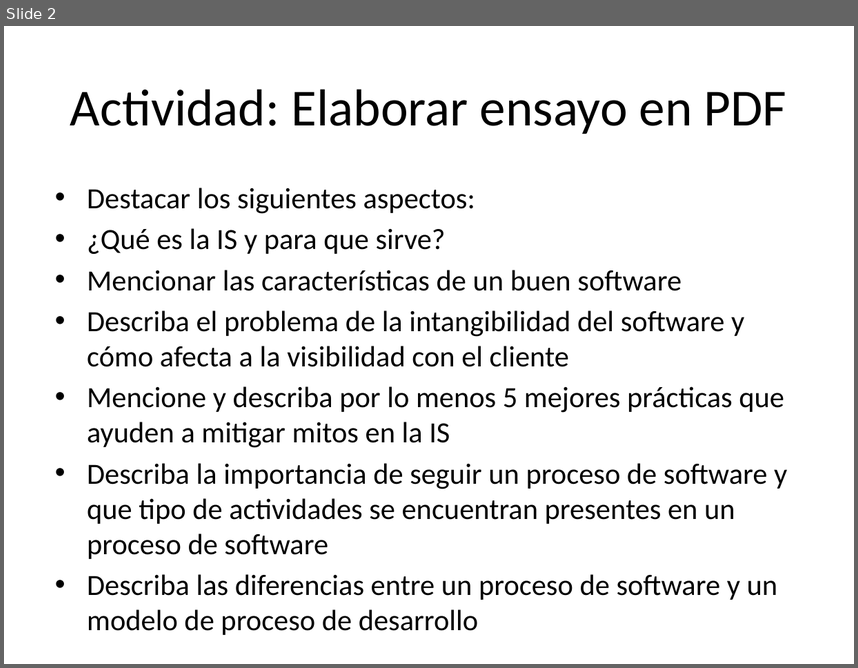
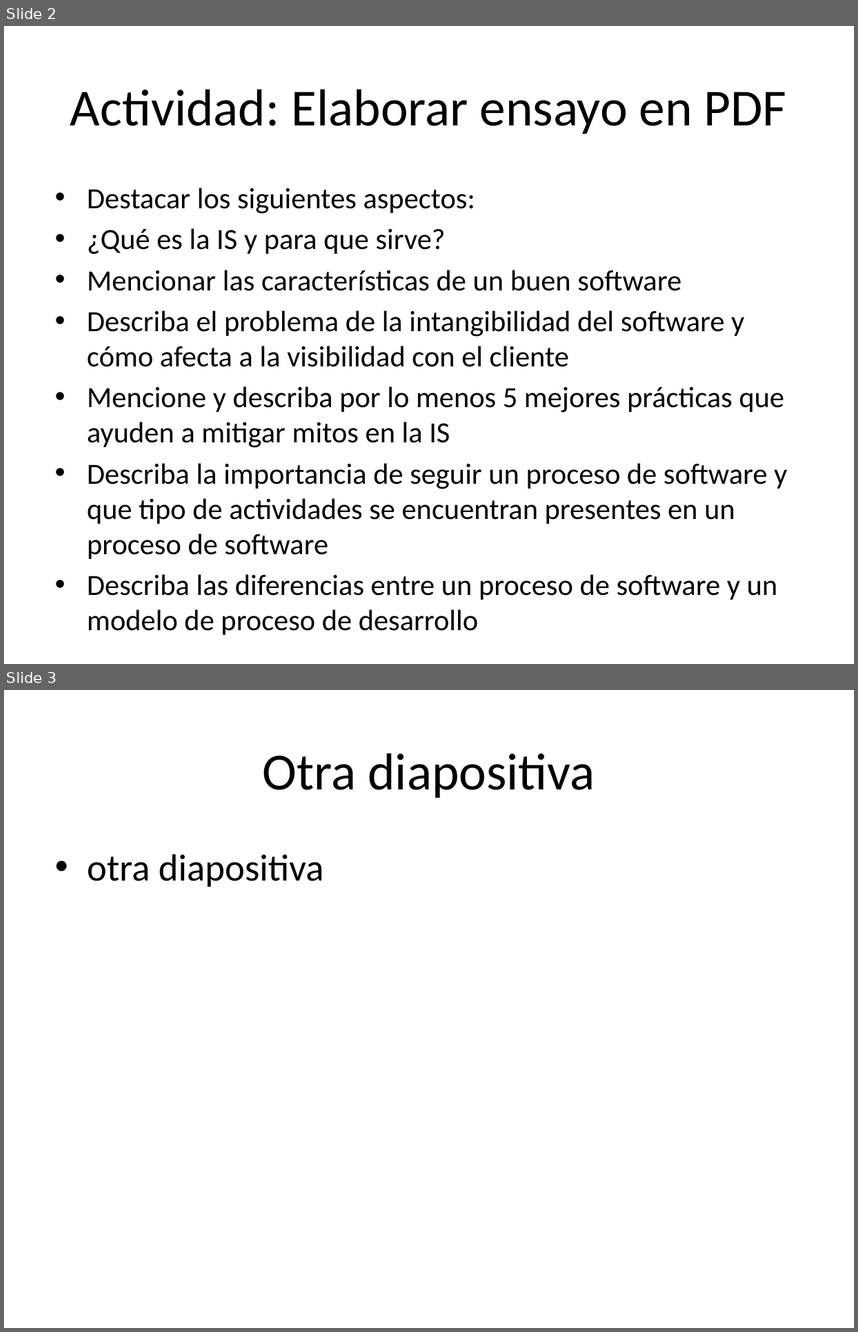
Before and after one commit to rvo/PSP, a slide deck: presentaciones/Presentación1.pptx. Shown one above the other, each under a label of ours: slide 2 before the commit, slides 2 and 3 after it. The pictures are 858x668 and 858x1332 pixels, drawn with LibreOffice and Linux fonts; fonts in the diff are those of the drawing. Boxes give left, top, right and bottom in pixels: in the first picture for what was removed or moved away, otherwise in the second. Text is boxed around its words. In the diff, an @@ line names an element or a change of style, - is before the commit and + after.

Commit message:
Agregué una diapositiva mas
Otra diapositiva

```diff
--- a/presentaciones/Presentación1.pptx
+++ b/presentaciones/Presentación1.pptx
@@ slide 3 added at <box>4,690,854,1328</box>, background #FFFFFF @@
@@ title added at <box>262,753,595,798</box>, 44 pt, text #000000 @@
+Otra diapositiva
@@ text added at <box>87,854,324,887</box>, 32 pt, text #000000 @@
+• otra diapositiva
```
